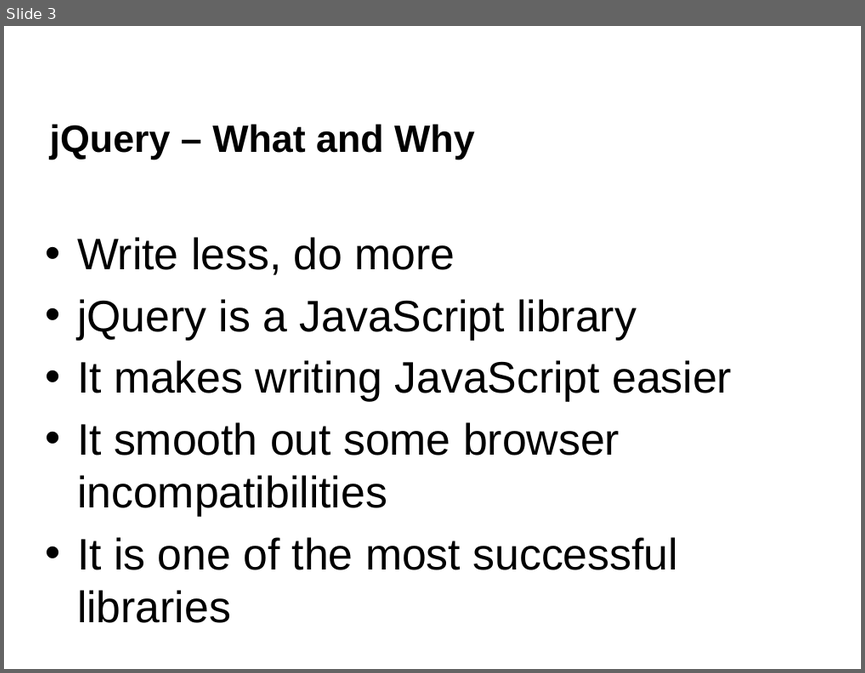
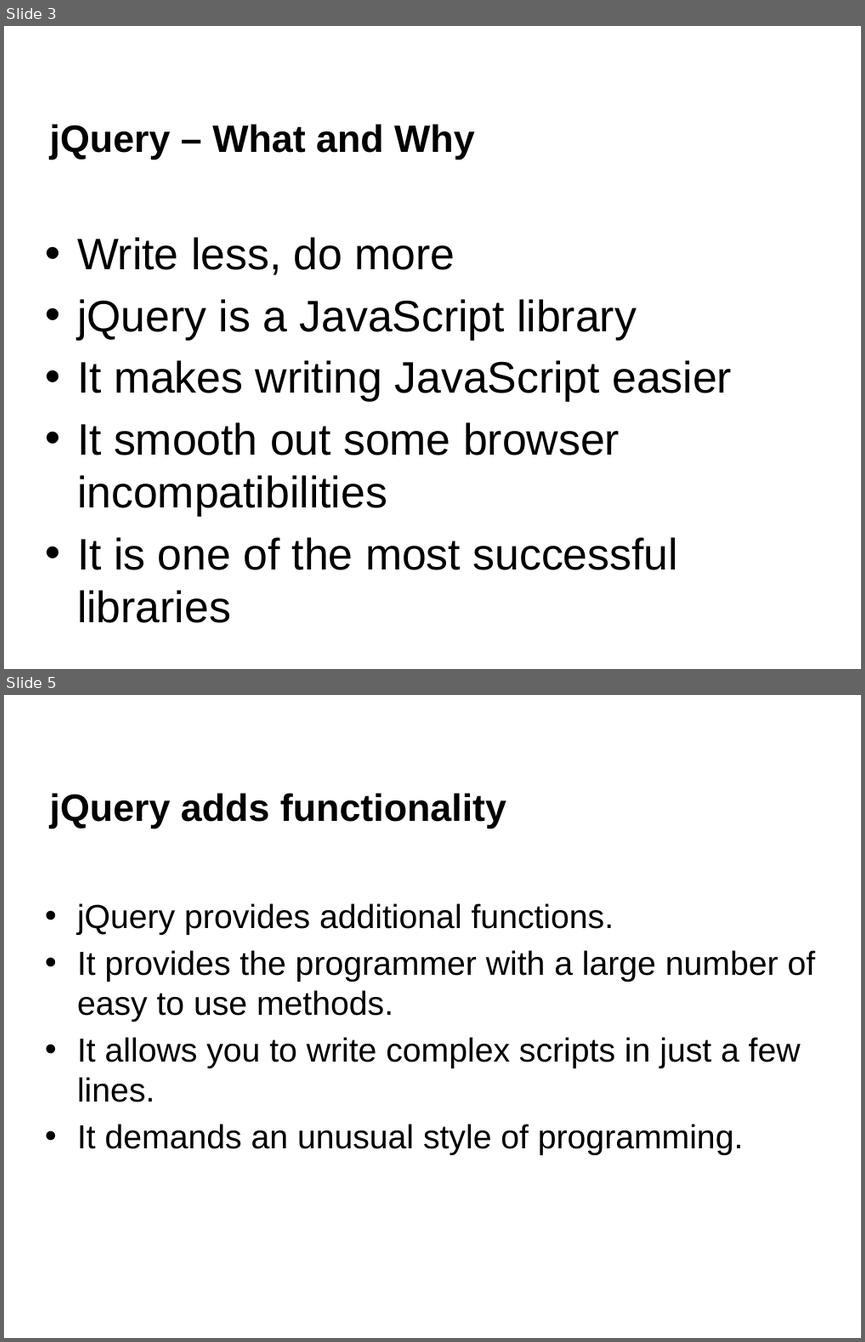
Before and after one commit to napier40000036/jQueryTutorial, a slide deck: jQuery L01 Introduction.pptx. Shown one above the other, each under a label of ours: slide 3 before the commit, slides 3 and 5 after it; the slides between them are not shown. The pictures are 865x673 and 865x1342 pixels, drawn with LibreOffice and Linux fonts; fonts in the diff are those of the drawing; background and template pictures are left out. Boxes give left, top, right and bottom in pixels: in the first picture for what was removed or moved away, otherwise in the second. Text is boxed around its words. In the diff, an @@ line names an element or a change of style, - is before the commit and + after.

```diff
--- a/jQuery L01 Introduction.pptx
+++ b/jQuery L01 Introduction.pptx
@@ slide 5 added at (4,695,861,1338), background #FFFFFF @@
@@ title added at (50,793,506,828), 32 pt, text #000000, bold @@
+jQuery adds functionality
@@ text added at (77,903,816,1155), 28 pt, text #000000 @@
+• jQuery provides additional functions.
+• It provides the programmer with a large number of easy to use methods.
+• It allows you to write complex scripts in just a few lines.
+• It demands an unusual style of programming.
```
Also in this commit, not shown: 7 slides changed, 15 other slides added, 3 slides removed, 2 other files.
